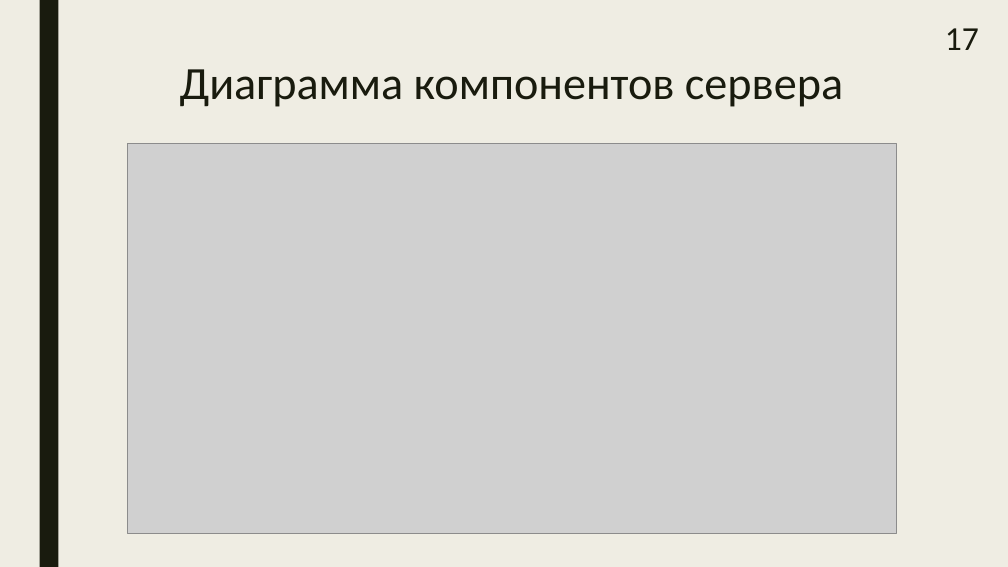
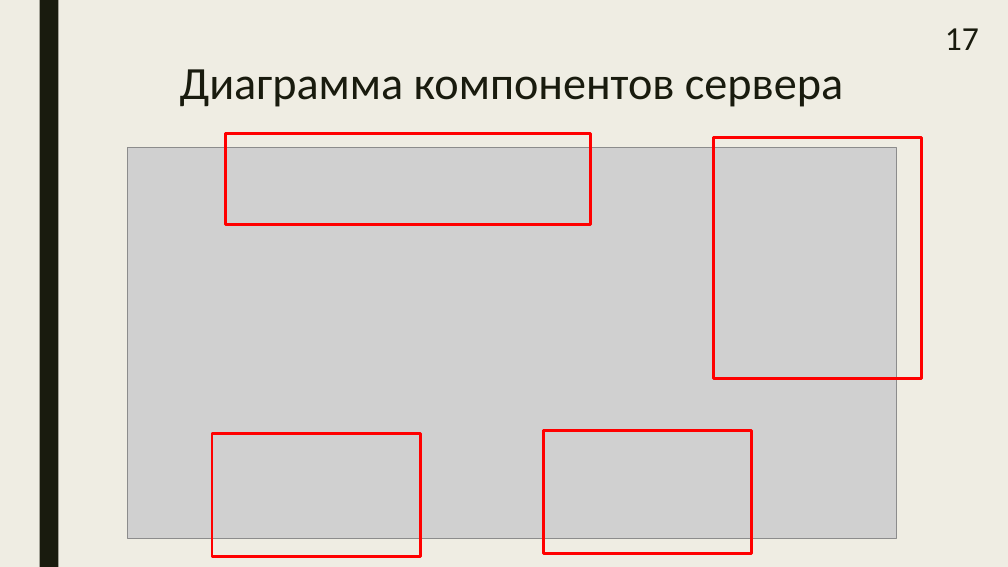
Before and after one commit to samarsky-canary/dragon, a slide deck: slide 17 of dizdocs/dipl_practise.pptx. Drawn at 1008x567 pixels with LibreOffice and Linux fonts; fonts in the diff are those of the drawing; grey boxes stand for pictures. Boxes give left, top, right and bottom in pixels: in the first picture for what was removed or moved away, otherwise in the second. Text is boxed around its words. In the diff, an @@ line names an element or a change of style, - is before the commit and + after.

```diff
--- a/dizdocs/dipl_practise.pptx
+++ b/dizdocs/dipl_practise.pptx
@@ picture: place and size @@
-picture at <box>128,143,896,534</box>
+picture at <box>128,147,896,538</box>
@@ rectangle added at <box>226,133,591,224</box>, outline #FF0000 2.75 pt @@
@@ rectangle added at <box>714,137,922,378</box>, outline #FF0000 2.75 pt @@
@@ rectangle added at <box>212,434,420,557</box>, outline #FF0000 2.75 pt @@
@@ rectangle added at <box>544,431,752,554</box>, outline #FF0000 2.75 pt @@
```
Also in this commit, not shown: 5 other slides changed.
